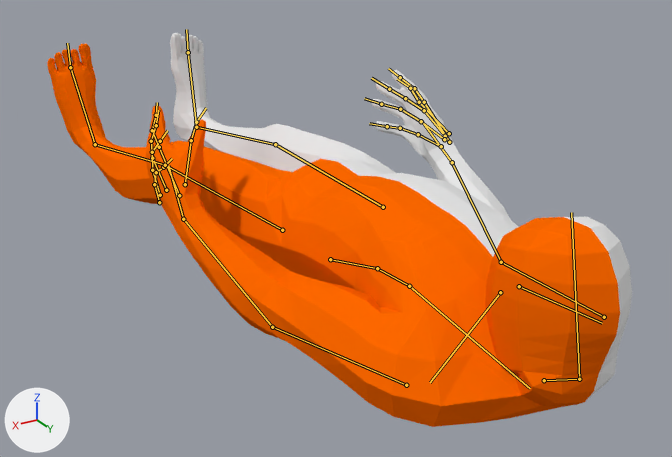
Two versions of the Blender file models/human.blend, one commit apart.
Both versions are drawn from a 50 mm camera at (0.811, 2.373, 0.654) aimed at (-0.055, 0.929, -0.068). The axes (+X, +Y, +Z) are drawn at lower left. The lights are the same throughout. Both versions are drawn at frame 1 of the action 'head-tilt'; the numbers are the values there. The bones that bend it are drawn over the model as lines.

In view in the first picture: 'head', 'legs', 'torso'.
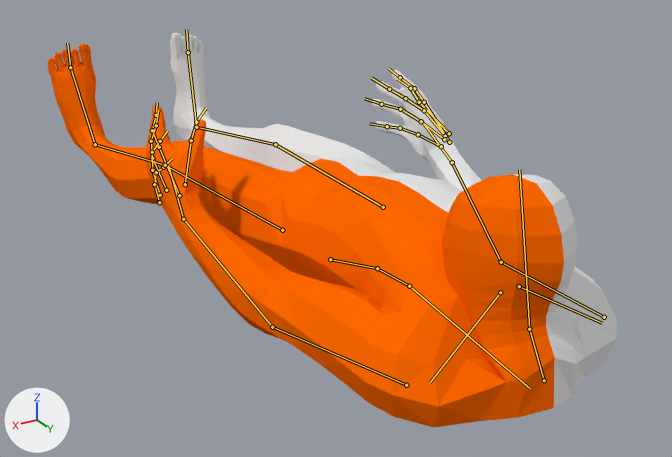
What differs and where, as boxes (x1, y1, x2, y2) in the pictures (672 x 457 px):
'torso', posed
    before: (146, 70, 564, 427)
    after: (146, 70, 617, 427)
'head', posed (10% taller)
    before: (485, 217, 632, 406)
    after: (442, 174, 586, 382)
bone 'neck', root to tip
    before: (544, 380) to (579, 379)
    after: (544, 380) to (529, 329)
bone 'head', root to tip
    before: (579, 379) to (571, 212)
    after: (529, 329) to (519, 169)

The change in detail:
Bone 'neck' (bone_neck) turns from (0, 0, 0) to (90, 0, 0) degrees about its own x, y and z.
Bone 'head' (bone_head) turns from (90, 0, 0) to (0, 0, 0) degrees about its own x, y and z.
